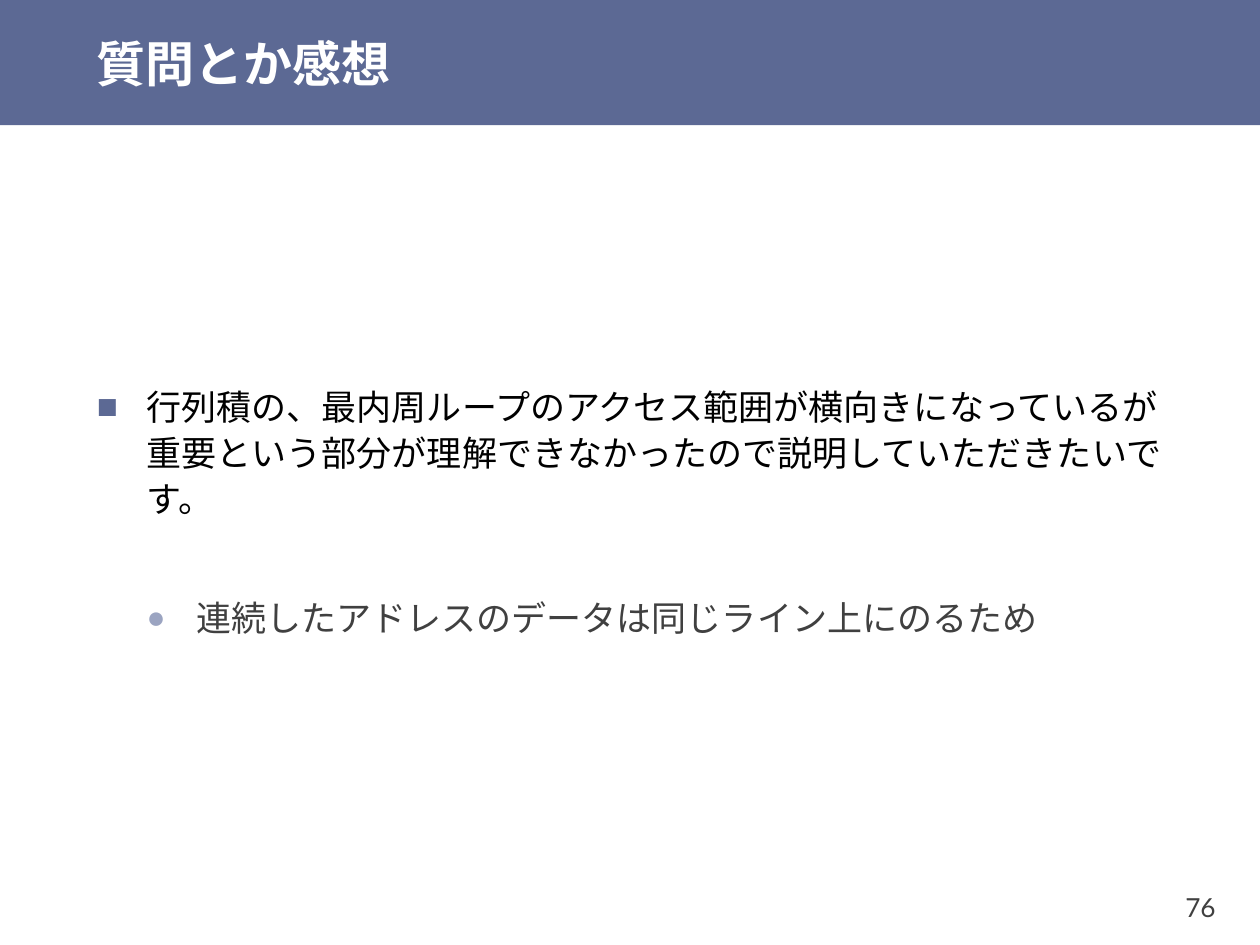
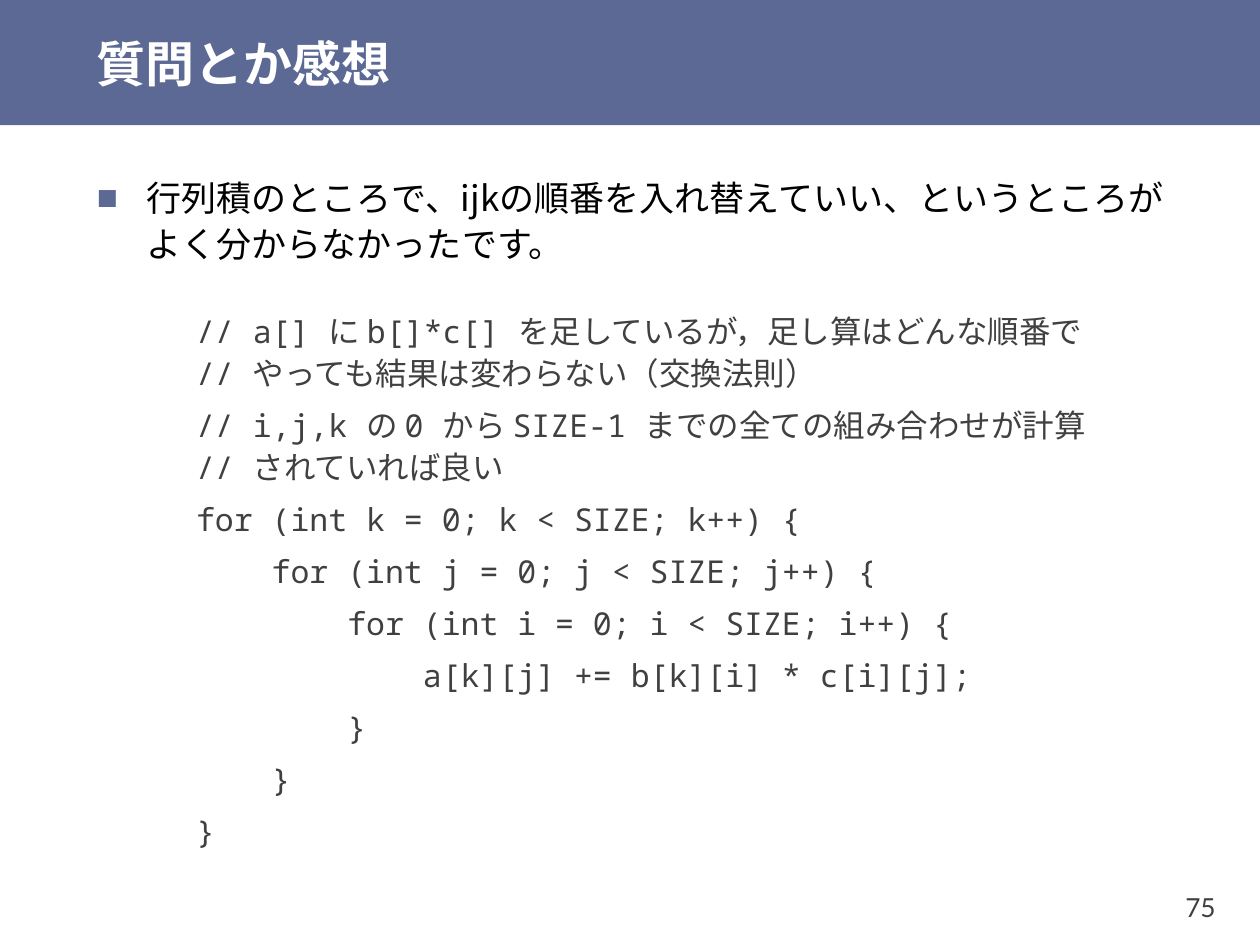
Before and after one commit to shioyadan/otya-computer-architecture-i, a slide deck: slide 75 of cai-shioya-11.pptx (slide 76 before the commit). Drawn at 1260x945 pixels with LibreOffice and Linux fonts; fonts in the diff are those of the drawing. Boxes give left, top, right and bottom in pixels: in the first picture for what was removed or moved away, otherwise in the second. Text is boxed around its words. In the diff, an @@ line names an element or a change of style, - is before the commit and + after.

```diff
--- a/cai-shioya-11.pptx
+++ b/cai-shioya-11.pptx
@@ text at <box>147,181,1164,260</box>: text changed @@
-■ 行列積の、最内周ループのアクセス範囲が横向きになっているが重要という部分が理解できなかったので説明していただきたいです。
-  ● 連続したアドレスのデータは同じライン上にのるため
+■ 行列積のところで、ijkの順番を入れ替えていい、というところがよく分からなかったです。
@@ text added at <box>196,316,1086,695</box>, 18 pt, text #404040 @@
+  // a[] に b[]*c[] を足しているが，足し算はどんな順番で
+  // やっても結果は変わらない（交換法則）
+  // i,j,k の 0 から SIZE-1 までの全ての組み合わせが計算
+  // されていれば良い
+  for (int k = 0; k < SIZE; k++) {
+  for (int j = 0; j < SIZE; j++) {
+  for (int i = 0; i < SIZE; i++) {
+  a[k][j] += b[k][i] * c[i][j];
+  }
+  }
+  }
@@ page number at <box>1185,898,1215,917</box>: text changed @@
-76
+75
```
Also in this commit, not shown: 28 other slides changed, 3 slides added, 15 slides removed, 1 other file.
